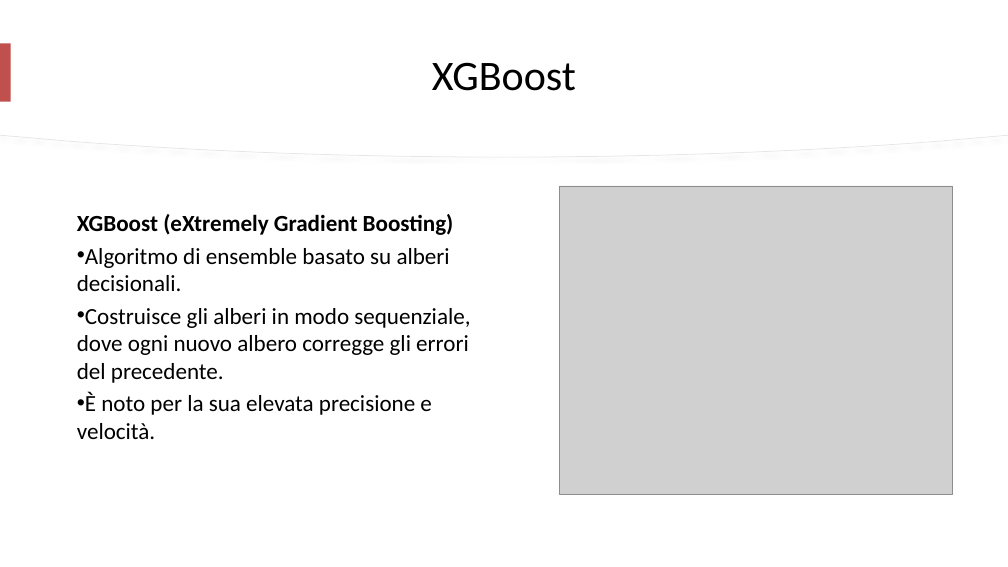
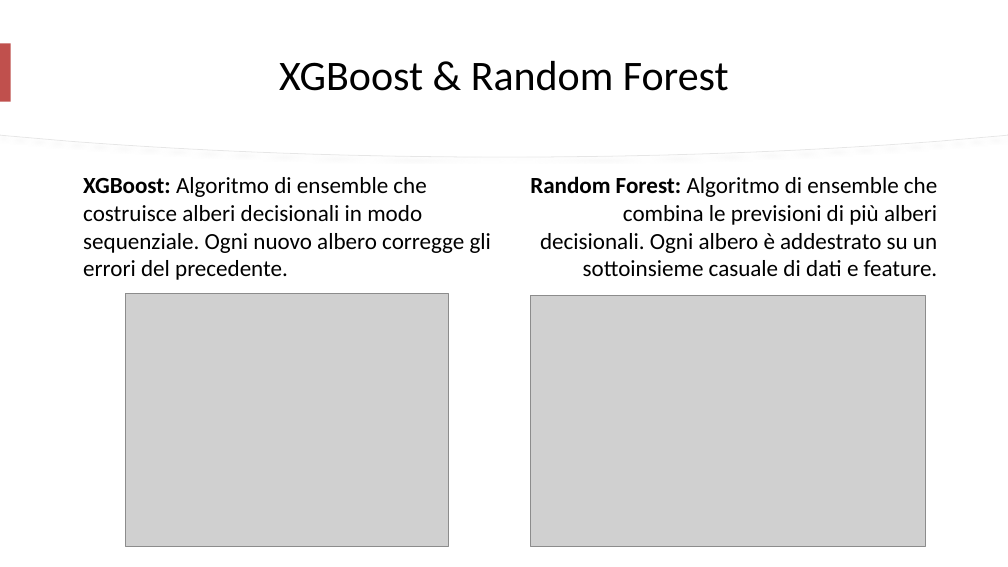
Before and after one commit to mtomas03/Thesis_Paper, a slide deck: slide 13 of Presentation.pptx (slide 14 before the commit). Drawn at 1008x567 pixels with LibreOffice and Linux fonts; fonts in the diff are those of the drawing; grey boxes stand for pictures. Boxes give left, top, right and bottom in pixels: in the first picture for what was removed or moved away, otherwise in the second. Text is boxed around its words. In the diff, an @@ line names an element or a change of style, - is before the commit and + after.

```diff
--- a/Presentation.pptx
+++ b/Presentation.pptx
@@ title at bbox=[279, 61, 729, 91]: text changed @@
-XGBoost
+XGBoost & Random Forest
@@ text at bbox=[83, 177, 491, 280]: text changed @@
-XGBoost (eXtremely Gradient Boosting)
-• Algoritmo di ensemble basato su alberi decisionali.
-• Costruisce gli alberi in modo sequenziale, dove ogni nuovo albero corregge gli errori del precedente.
-• È noto per la sua elevata precisione e velocità.
+XGBoost: Algoritmo di ensemble che costruisce alberi decisionali in modo sequenziale. Ogni nuovo albero corregge gli errori del precedente.
@@ text added at bbox=[530, 176, 938, 276], 22 pt, text #000000 @@
+Random Forest: Algoritmo di ensemble che combina le previsioni di più alberi decisionali. Ogni albero è addestrato su un sottoinsieme casuale di dati e feature.
@@ picture: place and size @@
-picture at bbox=[559, 186, 952, 495]
+picture at bbox=[126, 293, 448, 546]
@@ picture added at bbox=[531, 296, 926, 547] @@
```
Also in this commit, not shown: 13 other slides changed, 17 slides removed.
